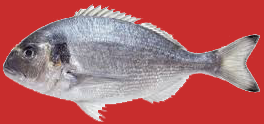
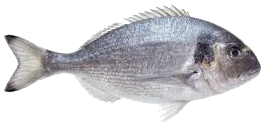
Two versions of the same layered image (264×124). Layer-by-layer changes:
painted on "Layer 0" over (x1=2, y1=2, x2=262, y2=122)
hid "Color Fill 1" over (x1=0, y1=0, x2=264, y2=124)
